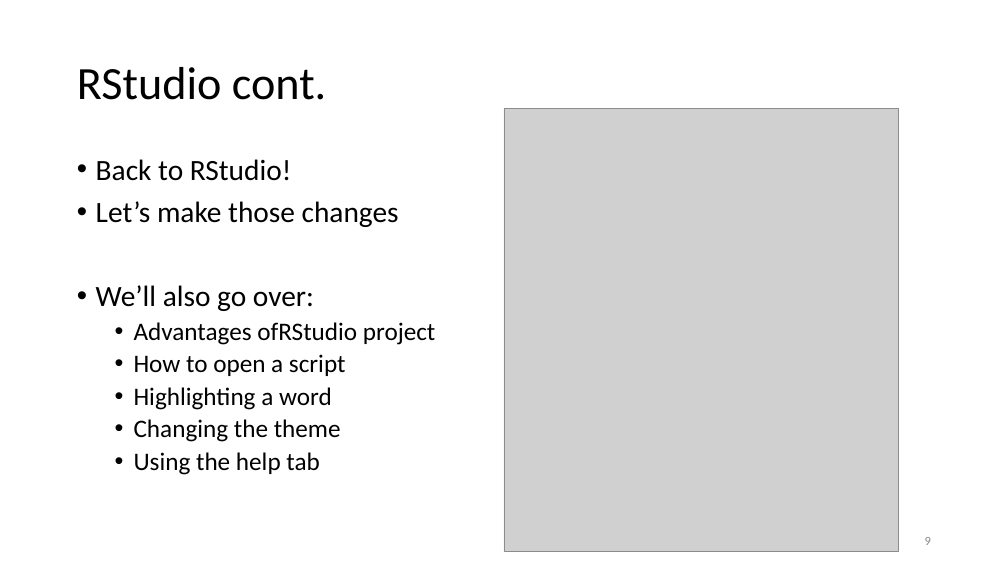
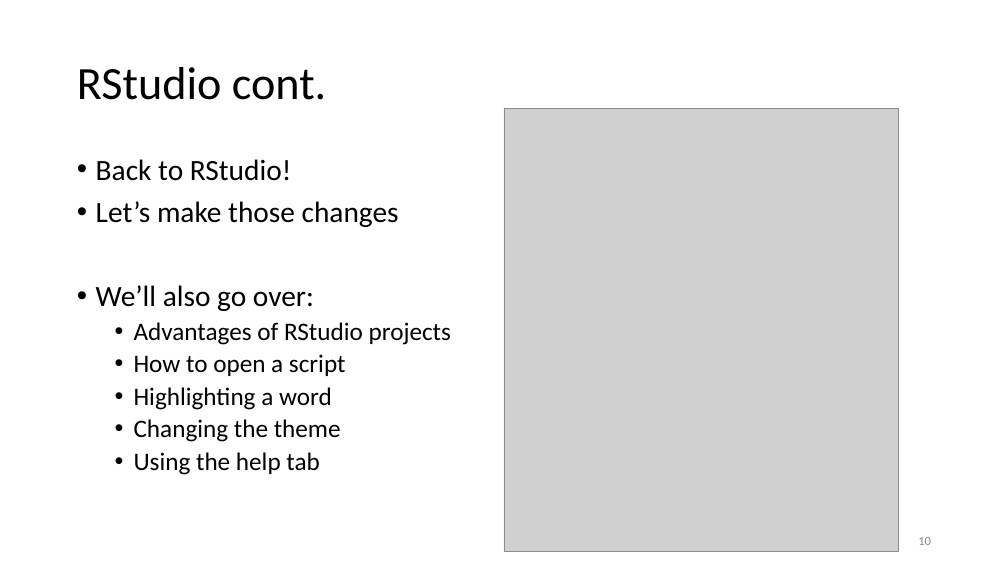
Before and after one commit to ADFG-DSF/ADFG_R_Intro_Workshop_2025, a slide deck: slide 10 of presentations/2 - About R and RStudio.pptx (slide 9 before the commit). Drawn at 1008x567 pixels with LibreOffice and Linux fonts; fonts in the diff are those of the drawing; grey boxes stand for pictures. Boxes give left, top, right and bottom in pixels: in the first picture for what was removed or moved away, otherwise in the second. Text is boxed around its words. In the diff, an @@ line names an element or a change of style, - is before the commit and + after.

```diff
--- a/presentations/2 - About R and RStudio.pptx
+++ b/presentations/2 - About R and RStudio.pptx
@@ text at [134, 322, 451, 345]: text changed @@
-  • Advantages ofRStudio project
+  • Advantages of RStudio projects
@@ page number at [918, 537, 931, 545]: text changed @@
-9
+10
```
Also in this commit, not shown: 3 other slides changed, 2 slides added, 1 other file.
